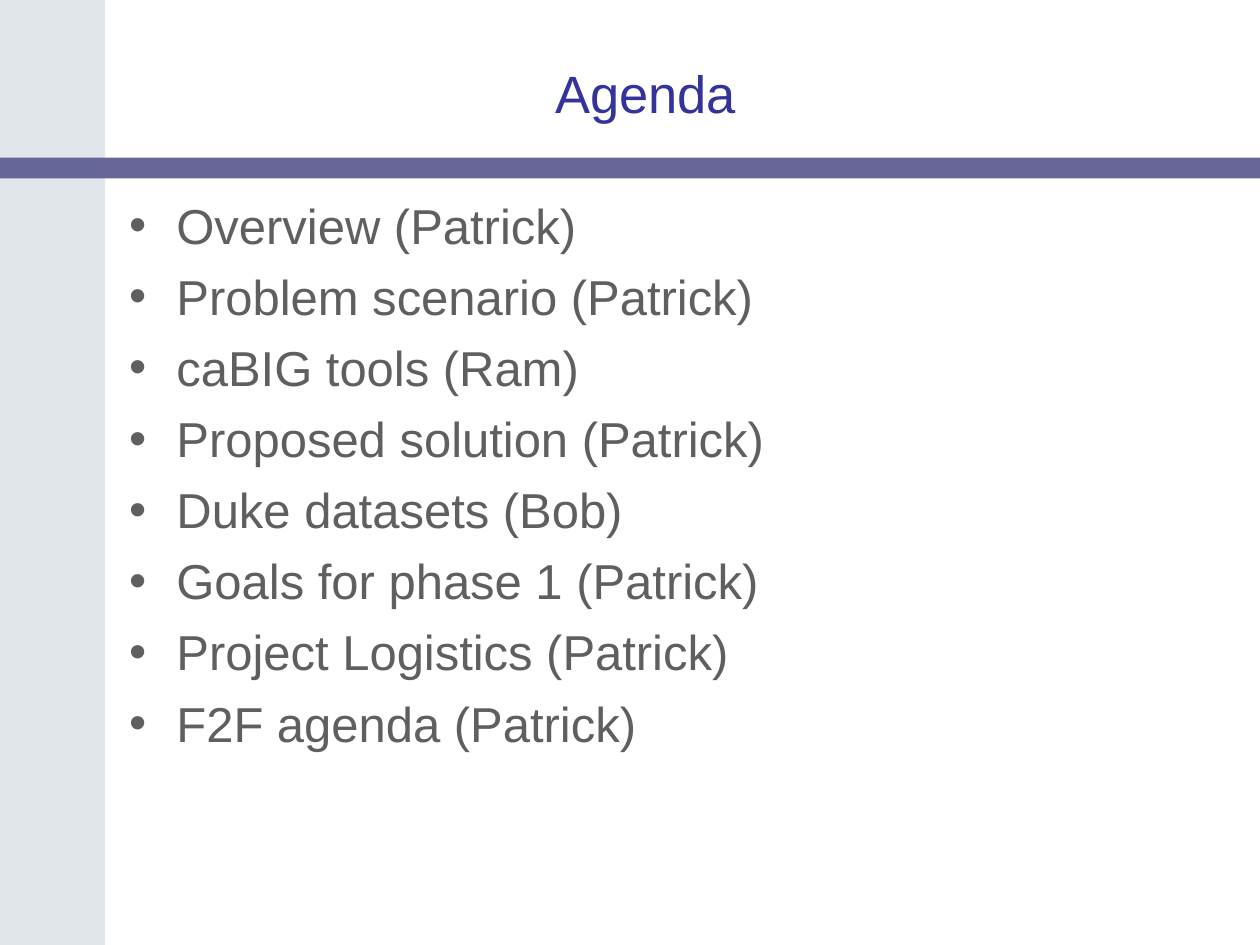
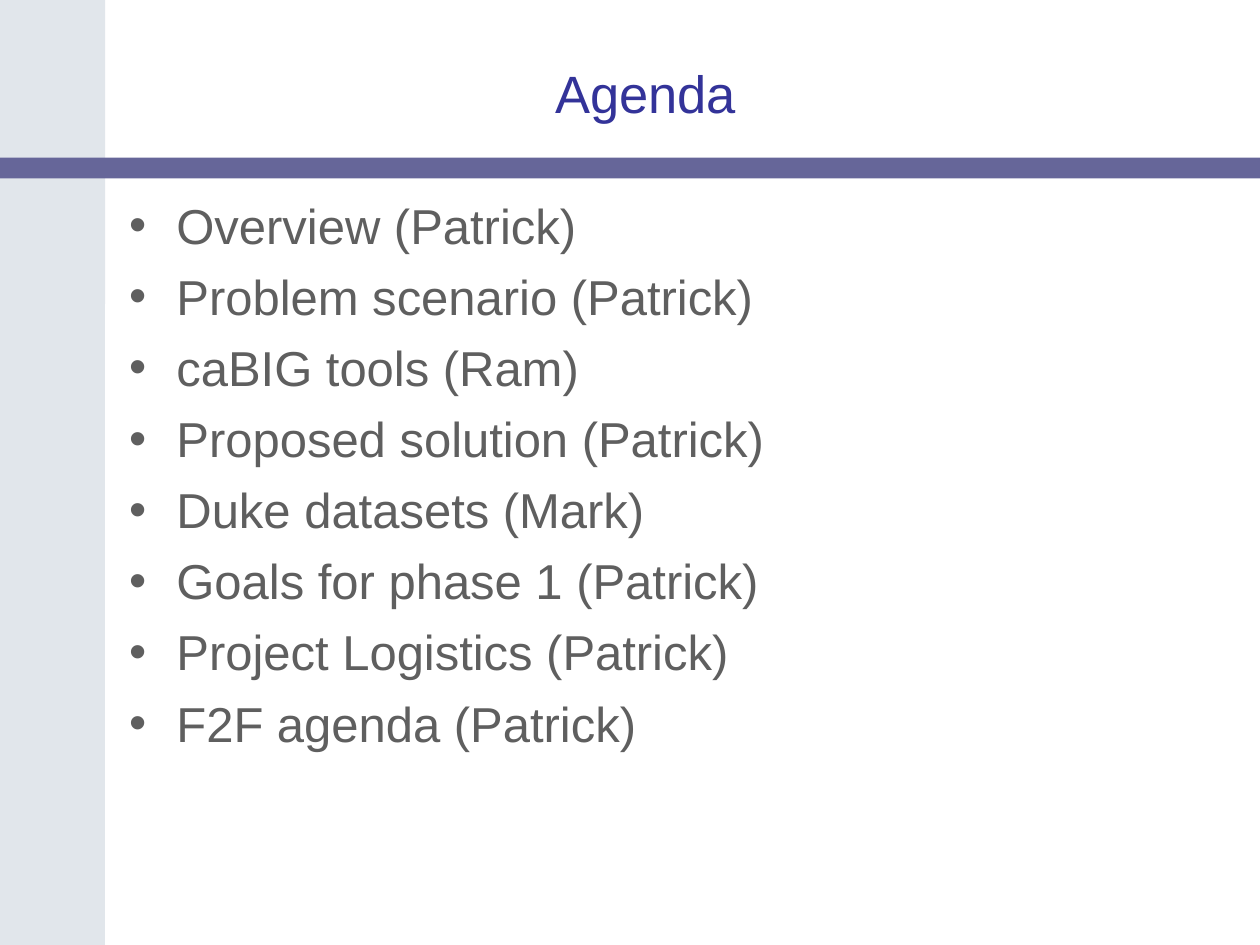
Before and after one commit to NCIP/catrip, a slide deck: slide 2 of catrip/documentation/presentations/catrip_f2f_2006_05/catrip_f2f_introduction_2006_05.ppt. Drawn at 1260x945 pixels with LibreOffice and Linux fonts; fonts in the diff are those of the drawing; background and template pictures are left out. Boxes give left, top, right and bottom in pixels: in the first picture for what was removed or moved away, otherwise in the second. Text is boxed around its words. In the diff, an @@ line names an element or a change of style, - is before the commit and + after.

```diff
--- a/catrip/documentation/presentations/catrip_f2f_2006_05/catrip_f2f_introduction_2006_05.ppt
+++ b/catrip/documentation/presentations/catrip_f2f_2006_05/catrip_f2f_introduction_2006_05.ppt
@@ text at <box>176,492,644,538</box>: text changed @@
-• Duke datasets (Bob)
+• Duke datasets (Mark)
```
Also in this commit, not shown: 3 other slides changed, 12 slides added, 6 slides removed.
